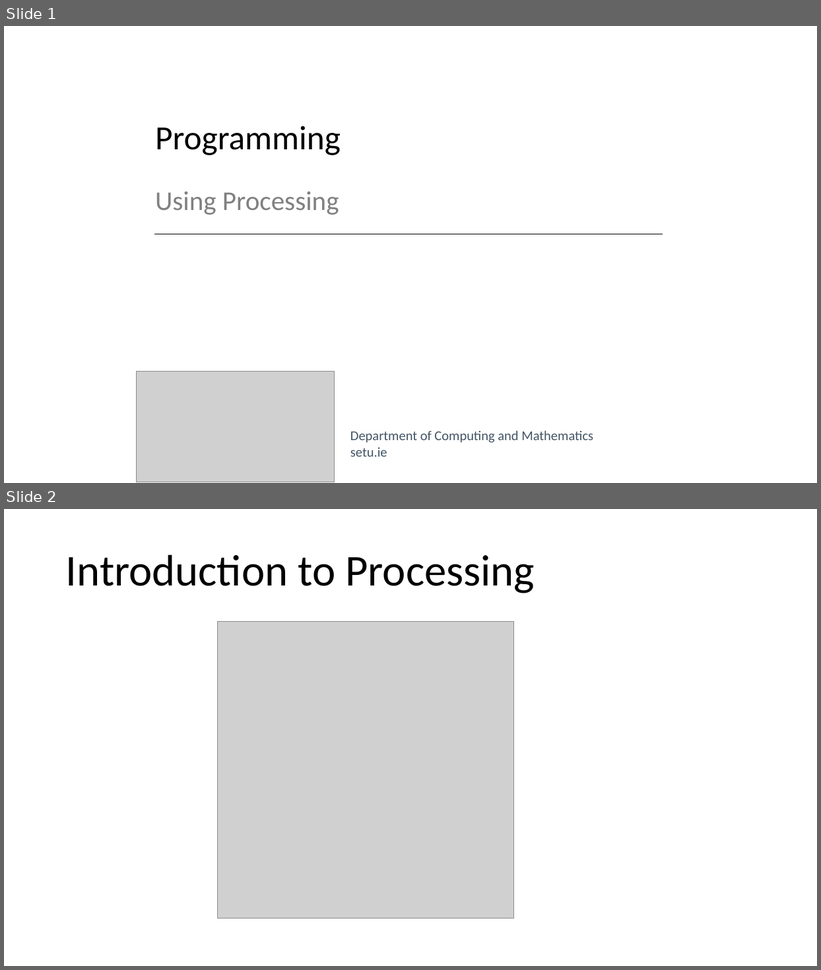
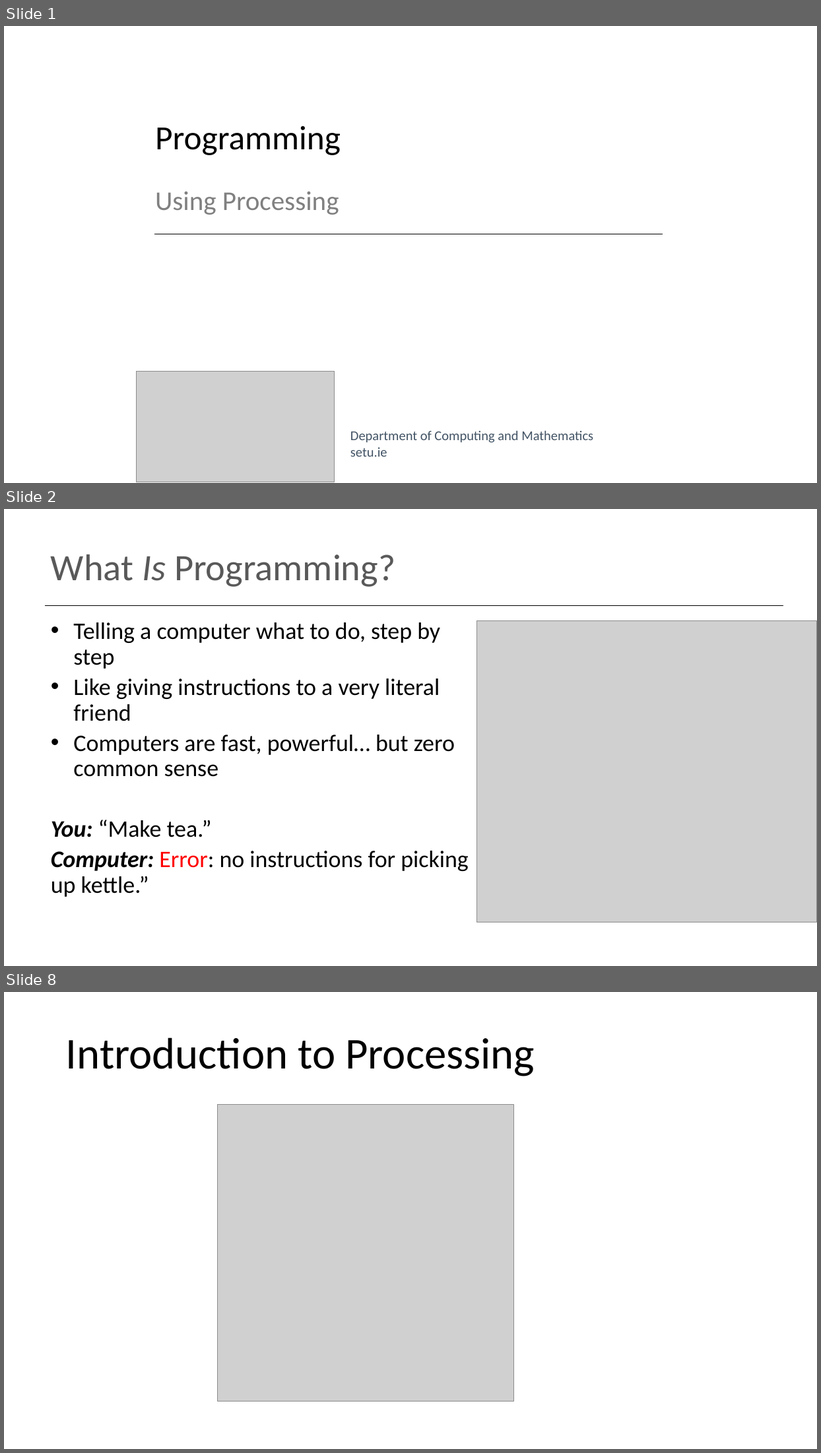
Before and after one commit to SPowerRoche/TryComputingSETU, a slide deck: topic00-processing/talk-1/a-intro-to-programming.pptx. Shown one above the other, each under a label of ours: slides 1 and 2 before the commit, slides 1, 2 and 8 after it; the slides between them are not shown. The pictures are 821x970 and 821x1453 pixels, drawn with LibreOffice and Linux fonts; fonts in the diff are those of the drawing; grey boxes stand for pictures. Boxes give left, top, right and bottom in pixels: in the first picture for what was removed or moved away, otherwise in the second. Text is boxed around its words. In the diff, an @@ line names an element or a change of style, - is before the commit and + after.

```diff
--- a/topic00-processing/talk-1/a-intro-to-programming.pptx
+++ b/topic00-processing/talk-1/a-intro-to-programming.pptx
@@ slide 2 added at box(4, 509, 817, 966), background #FFFFFF @@
@@ title added at box(51, 555, 395, 587), 44 pt, text #595959 @@
+What Is Programming?
@@ line added from (45, 605) to (783, 605), #000000 1 pt @@
@@ text added at box(51, 623, 469, 897), 28 pt, text #000000 @@
+• Telling a computer what to do, step by step
+• Like giving instructions to a very literal friend
+• Computers are fast, powerful… but zero common sense
+You: “Make tea.”
+Computer: Error: no instructions for picking up kettle.”
@@ picture added at box(477, 621, 817, 923) @@
@@ what was slide 2 is now slide 8 @@
```
Also in this commit, not shown: 1 slide changed, 5 other slides added, 4 slides removed, 6 other files.
